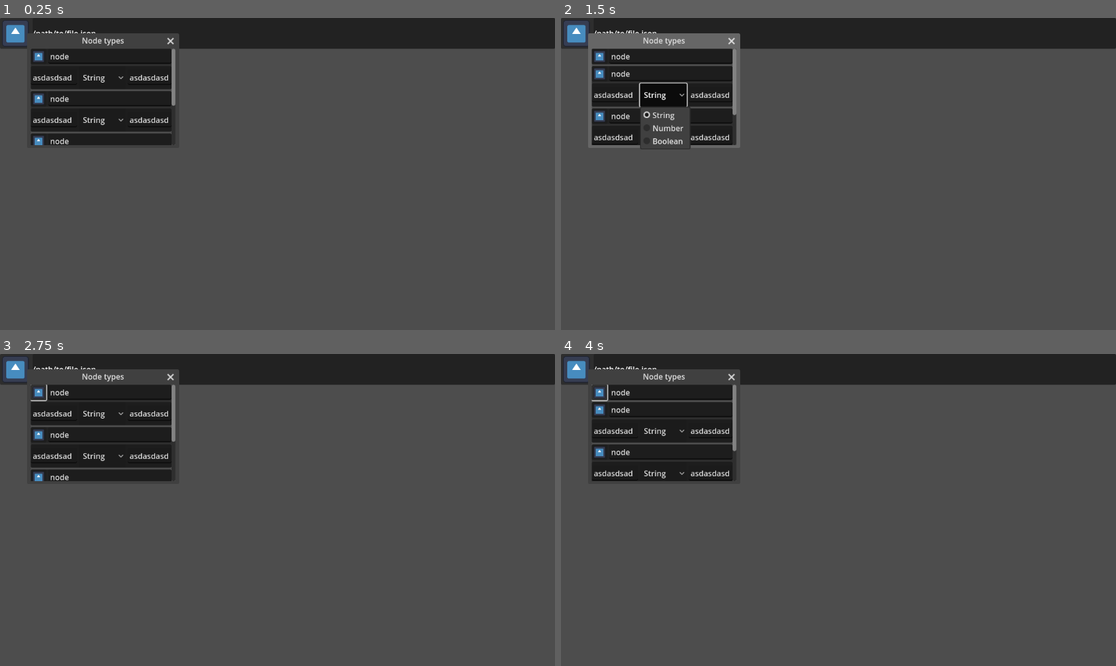
Above: before the commit, frames 1-4 (two rows, left to right).
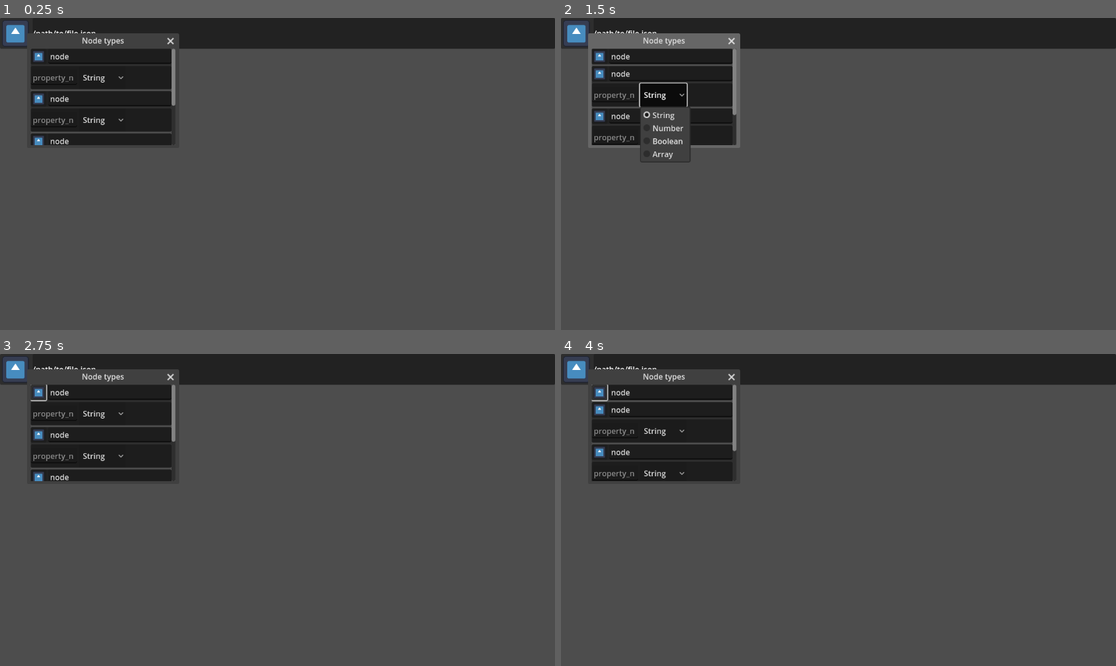
Above: after the commit, the same moments.

Repository: arthurgps2/nodoban
Game: Godot game, scene res://Charter/Charter.tscn
Same seed, same stepped clock (60 frames per second), same inputs: the game is played once before the commit and once after it. The engine's default icon, where the game draws it, is replaced by a stand-in: a white triangle on a blue panel in a dark square.
Inputs (mouse positions are in pixels of both pictures, inside the frame that each line leads up to):
- Up to frame 1 (0.25 s): no input
- Up to frame 2 (1.5 s): click (599, 55) at 0.52 s; click "String" at 1.25 s
- Up to frame 3 (2.75 s): click (38, 391) at 2.02 s
- Up to frame 4 (4 s): click "String" at 2.75 s; click (599, 391) at 3.52 s

The runs differ from the first frame. In frame 1, 0.3% of the frame differs, in the area x 5-31%, y 18-35%; in frame 2, 0.4%, in the area x 5-31%, y 23-47%; in frame 3, 0.3%; in frame 4, 0.3%.

Commit message:
More layout changes for node types window

Diff:
--- a/Charter/Node Type Menu/CharterNodeTypeMenu.tscn
+++ b/Charter/Node Type Menu/CharterNodeTypeMenu.tscn
@@ -54,7 +54,7 @@
 [node name="TextEdit" type="LineEdit" parent="VBoxContainer/MenuBody/PropertyStandard/HBoxContainer/PropertyNameContainer"]
 layout_mode = 2
 size_flags_vertical = 3
-text = "asdasdsad"
+placeholder_text = "property_name"
 
 [node name="PropertyValueContainer" type="HBoxContainer" parent="VBoxContainer/MenuBody/PropertyStandard/HBoxContainer"]
 layout_mode = 2
@@ -64,21 +64,43 @@
 [node name="OptionButton" type="OptionButton" parent="VBoxContainer/MenuBody/PropertyStandard/HBoxContainer/PropertyValueContainer"]
 layout_mode = 2
 selected = 0
-item_count = 3
+item_count = 4
 popup/item_0/text = "String"
 popup/item_1/text = "Number"
 popup/item_1/id = 1
 popup/item_2/text = "Boolean"
 popup/item_2/id = 2
+popup/item_3/text = "Array"
+popup/item_3/id = 3
 
 [node name="VBoxContainer" type="VBoxContainer" parent="VBoxContainer/MenuBody/PropertyStandard/HBoxContainer/PropertyValueContainer"]
 layout_mode = 2
 size_flags_horizontal = 3
 size_flags_vertical = 4
 
-[node name="TextEdit2" type="LineEdit" parent="VBoxContainer/MenuBody/PropertyStandard/HBoxContainer/PropertyValueContainer/VBoxContainer"]
+[node name="StringEdit" type="LineEdit" parent="VBoxContainer/MenuBody/PropertyStandard/HBoxContainer/PropertyValueContainer/VBoxContainer"]
+visible = false
 layout_mode = 2
 size_flags_horizontal = 3
-text = "asdasdasd"
+placeholder_text = "0"
+
+[node name="NumberEdit" type="LineEdit" parent="VBoxContainer/MenuBody/PropertyStandard/HBoxContainer/PropertyValueContainer/VBoxContainer"]
+visible = false
+layout_mode = 2
+size_flags_horizontal = 3
+placeholder_text = "Text"
+
+[node name="BoolEdit" type="CheckBox" parent="VBoxContainer/MenuBody/PropertyStandard/HBoxContainer/PropertyValueContainer/VBoxContainer"]
+visible = false
+layout_mode = 2
+
+[node name="ArrayEdit" type="VBoxContainer" parent="VBoxContainer/MenuBody/PropertyStandard/HBoxContainer/PropertyValueContainer/VBoxContainer"]
+visible = false
+layout_mode = 2
+
+[node name="NewButton" type="Button" parent="VBoxContainer/MenuBody/PropertyStandard/HBoxContainer/PropertyValueContainer/VBoxContainer/ArrayEdit"]
+layout_mode = 2
+text = "New item"
+alignment = 0
 
 [connection signal="pressed" from="VBoxContainer/MenuHeader/HBoxContainer/DropdownButton" to="." method="_on_dropdown_button_pressed"]
